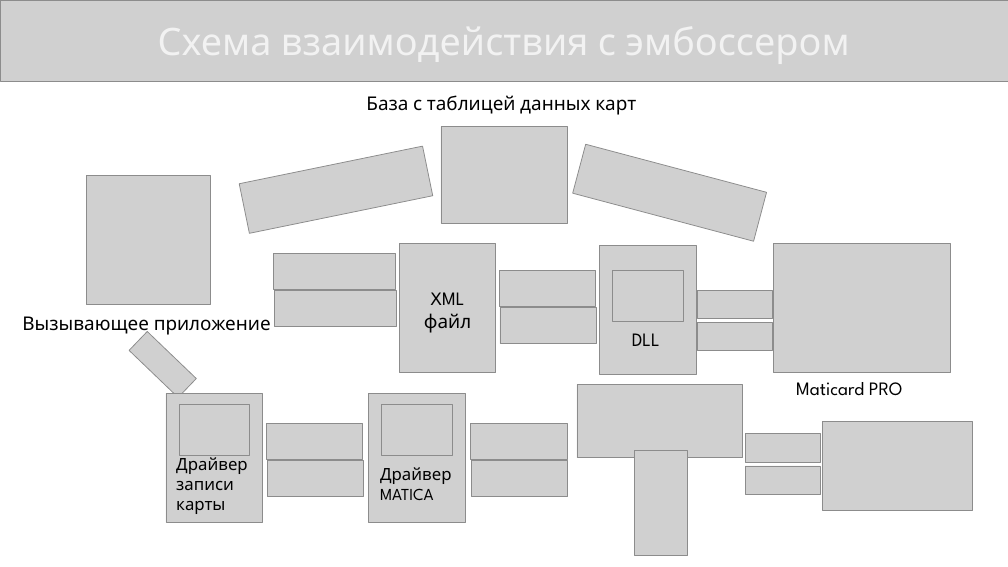
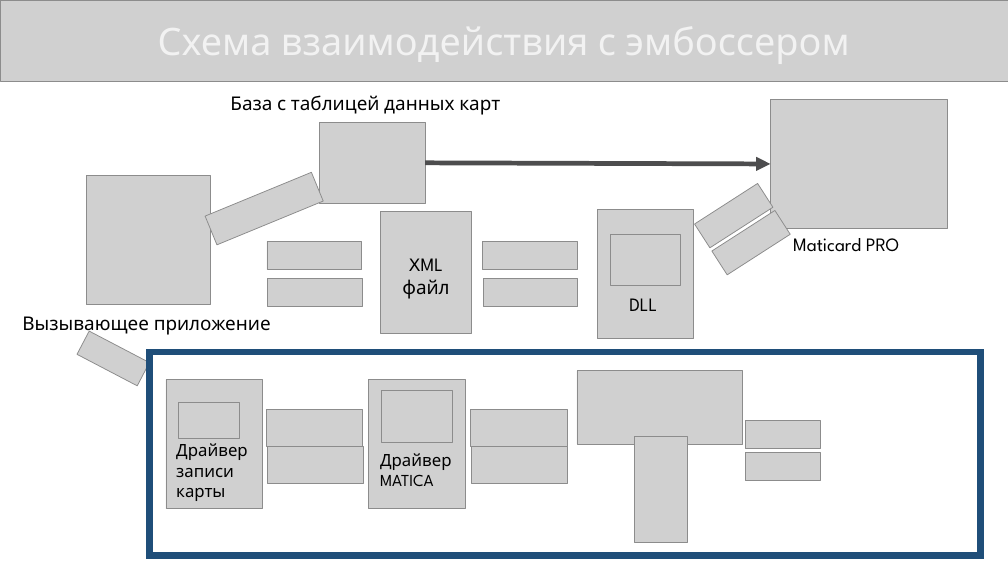
Before and after one commit to KonstantinShemyakin/Diplom, a slide deck: slide 9 of Presentation/NMSTU_Presentation.pptx. Drawn at 1008x567 pixels with LibreOffice and Linux fonts; fonts in the diff are those of the drawing; grey boxes stand for pictures. Boxes give left, top, right and bottom in pixels: in the first picture for what was removed or moved away, otherwise in the second. Text is boxed around its words. In the diff, an @@ line names an element or a change of style, - is before the commit and + after.

```diff
--- a/Presentation/NMSTU_Presentation.pptx
+++ b/Presentation/NMSTU_Presentation.pptx
@@ text "База с таблицей данных карт": place and size @@
-text "База с таблицей данных карт" at [366,95,636,115]
+text "База с таблицей данных карт" at [230,95,500,115]
@@ picture: place and size @@
-picture at [774,243,951,373]
+picture at [771,99,948,228]
@@ picture: place and size @@
-picture at [441,126,567,223]
+picture at [320,123,426,203]
@@ picture removed at [573,144,767,241] @@
@@ picture at [205,172,323,245]: rotation 348 to 337 degrees @@
@@ arrow added from (425, 163) to (771, 164), #4D4D4E 4.5 pt @@
@@ picture at [695,184,773,248]: rotation 180 to 147 degrees @@
@@ picture: place and size @@
-picture at [399,243,495,373]
+picture at [380,211,471,333]
@@ picture at [712,210,790,274]: rotation 180 to 147 degrees @@
@@ text "Maticard PRO": place and size @@
-text "Maticard PRO" at [796,382,902,396]
+text "Maticard PRO" at [793,238,899,252]
@@ picture: place and size @@
-picture at [273,253,395,290]
+picture at [267,241,361,269]
@@ text "XML": place and size @@
-text "XML" at [424,292,471,333]
+text "XML" at [402,258,449,299]
@@ picture: place and size @@
-picture at [500,307,596,343]
+picture at [482,241,577,269]
@@ picture: place and size @@
-picture at [274,290,396,327]
+picture at [268,278,362,306]
@@ picture: place and size @@
-picture at [499,271,595,307]
+picture at [483,278,578,306]
@@ 2 pictures, 1 text: place and size @@
-2 pictures, 1 text at [600,245,696,374]
+2 pictures, 1 text at [597,209,693,339]
@@ picture at [77,331,150,386]: rotation 223 to 207 degrees @@
@@ rectangle added at [150,352,981,556], outline #1F4E79 6 pt @@
@@ picture: place and size @@
-picture at [179,405,250,456]
+picture at [178,402,239,439]
@@ 11 pictures, 2 texts: place and size @@
-11 pictures, 2 texts at [166,385,820,556]
+11 pictures, 2 texts at [166,371,820,542]
@@ picture removed at [823,421,972,511] @@
```
Also in this commit, not shown: 3 other slides changed, 1 slide added.
